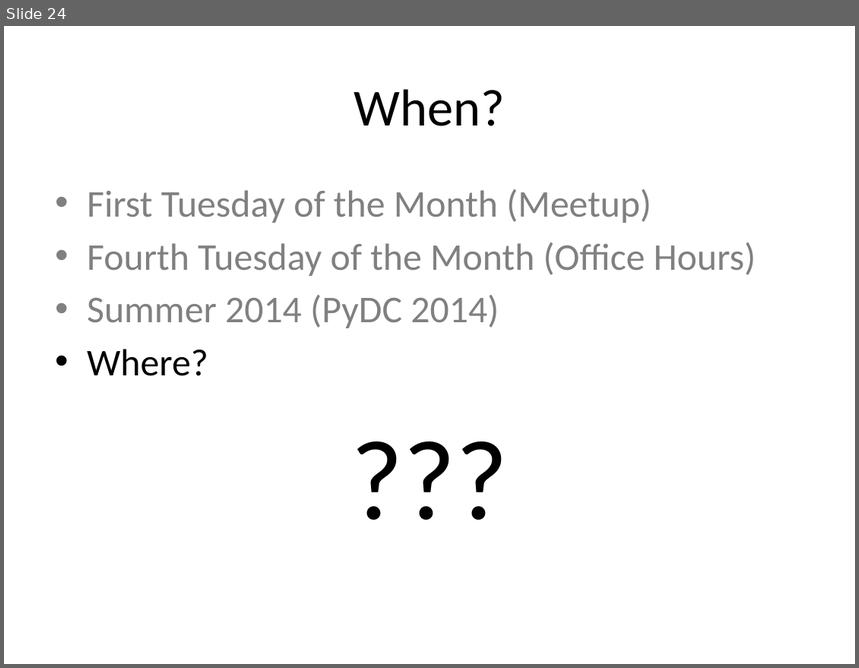
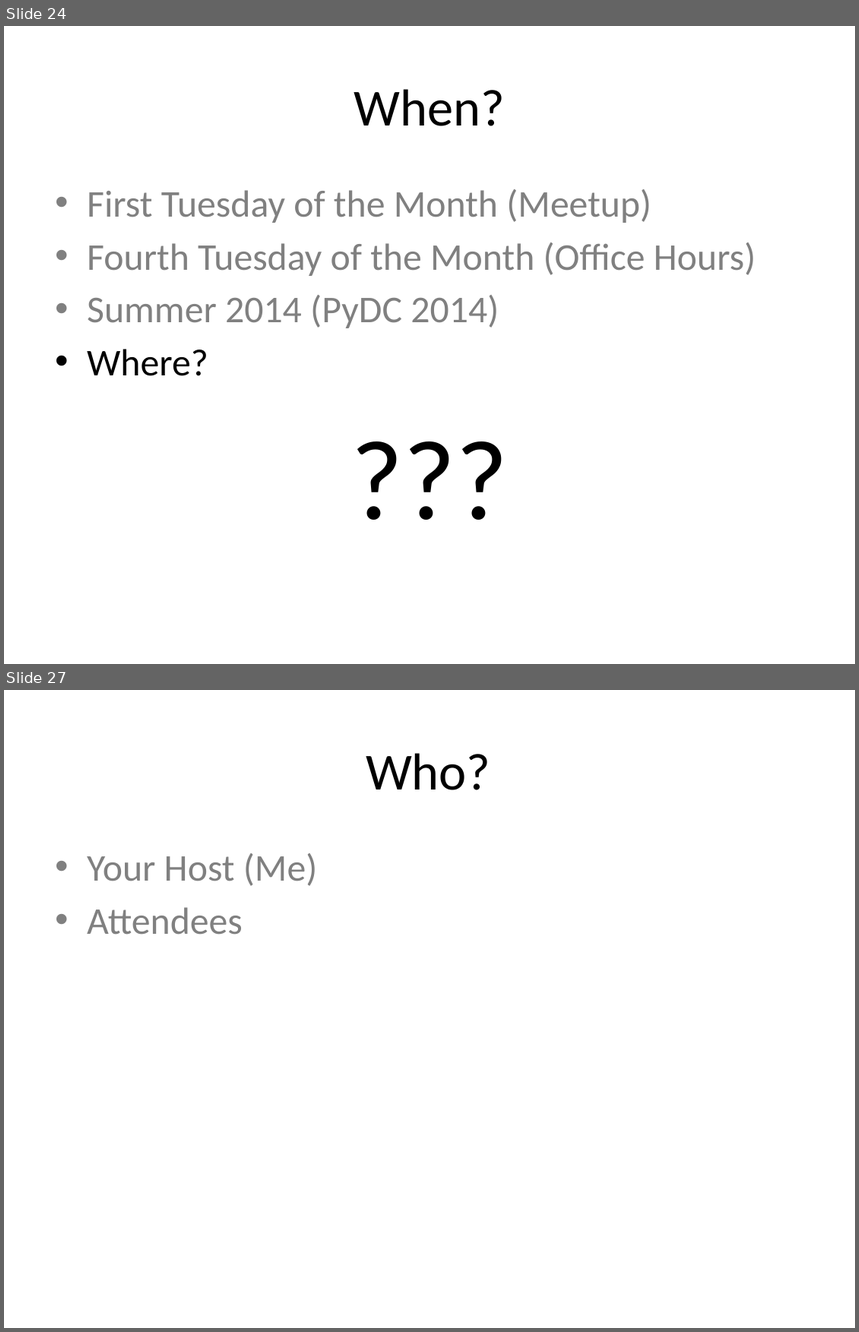
Before and after one commit to DCPython/generic-meetup-slides, a slide deck: DC Python Generic Meetup Slides.pptx. Shown one above the other, each under a label of ours: slide 24 before the commit, slides 24 and 27 after it; the slides between them are not shown. The pictures are 859x668 and 859x1332 pixels, drawn with LibreOffice and Linux fonts; fonts in the diff are those of the drawing. Boxes give left, top, right and bottom in pixels: in the first picture for what was removed or moved away, otherwise in the second. Text is boxed around its words. In the diff, an @@ line names an element or a change of style, - is before the commit and + after.

```diff
--- a/DC Python Generic Meetup Slides.pptx
+++ b/DC Python Generic Meetup Slides.pptx
@@ slide 27 added at (4,690,855,1328), background #FFFFFF @@
@@ title added at (366,753,491,790), 44 pt, text #000000 @@
+Who?
@@ text added at (87,853,318,935), 32 pt, text #808080 @@
+• Your Host (Me)
+• Attendees
```
Also in this commit, not shown: 8 other slides added.
